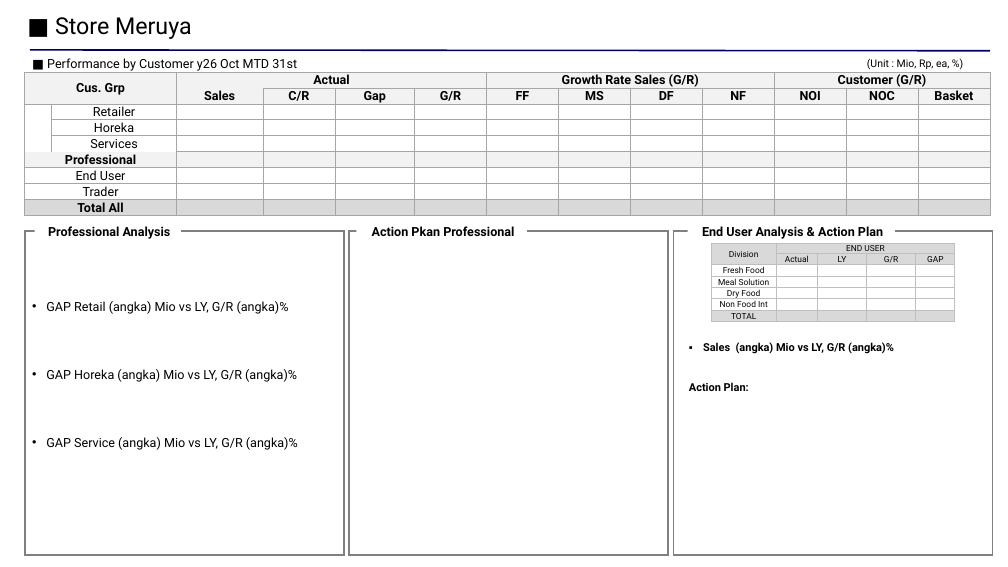
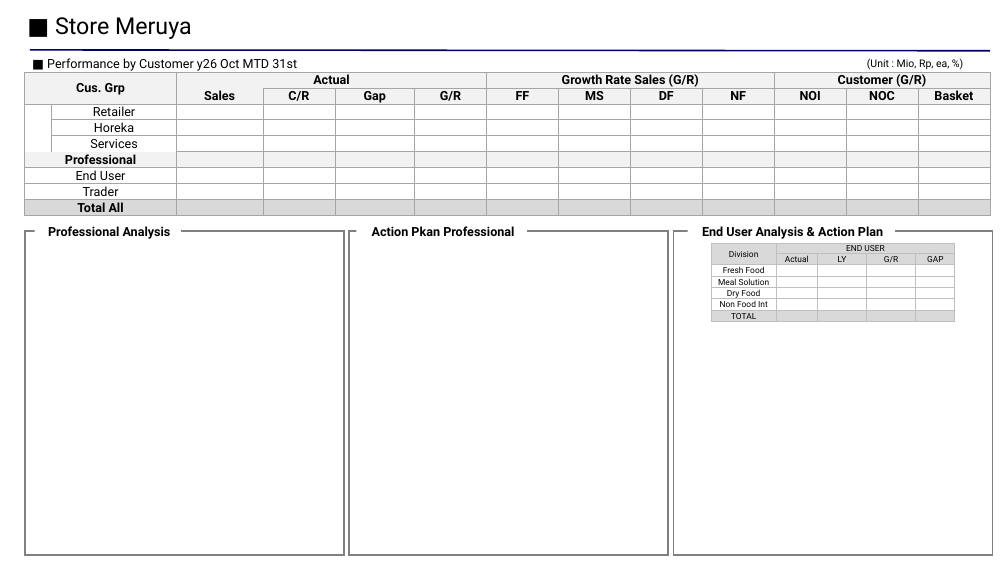
Before and after one commit to syahidpebrian4/Generator-PPT-Report-Sales, a slide deck: slide 4 of TEMPLATE.pptx. Drawn at 1008x567 pixels with LibreOffice and Linux fonts; fonts in the diff are those of the drawing. Boxes give left, top, right and bottom in pixels: in the first picture for what was removed or moved away, otherwise in the second. Text is boxed around its words. In the diff, an @@ line names an element or a change of style, - is before the commit and + after.

```diff
--- a/TEMPLATE.pptx
+++ b/TEMPLATE.pptx
@@ text in rectangle at <box>46,301,298,450</box>: text removed @@
-• GAP Retail (angka) Mio vs LY, G/R (angka)%
-• GAP Horeka (angka) Mio vs LY, G/R (angka)%
-• GAP Service (angka) Mio vs LY, G/R (angka)%
@@ text removed at <box>689,342,894,391</box> @@
-▪ Sales (angka) Mio vs LY, G/R (angka)%
-Action Plan:
```
